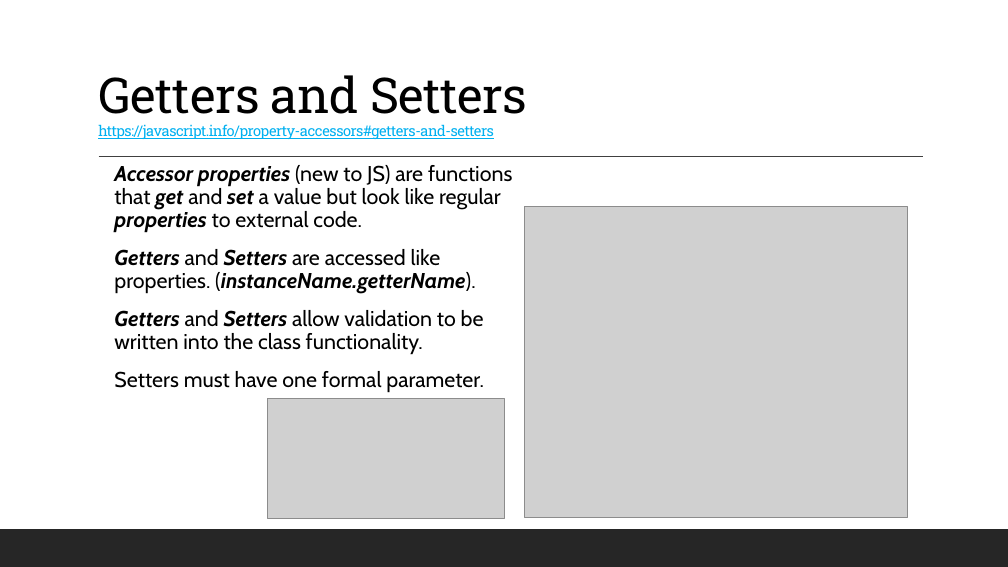
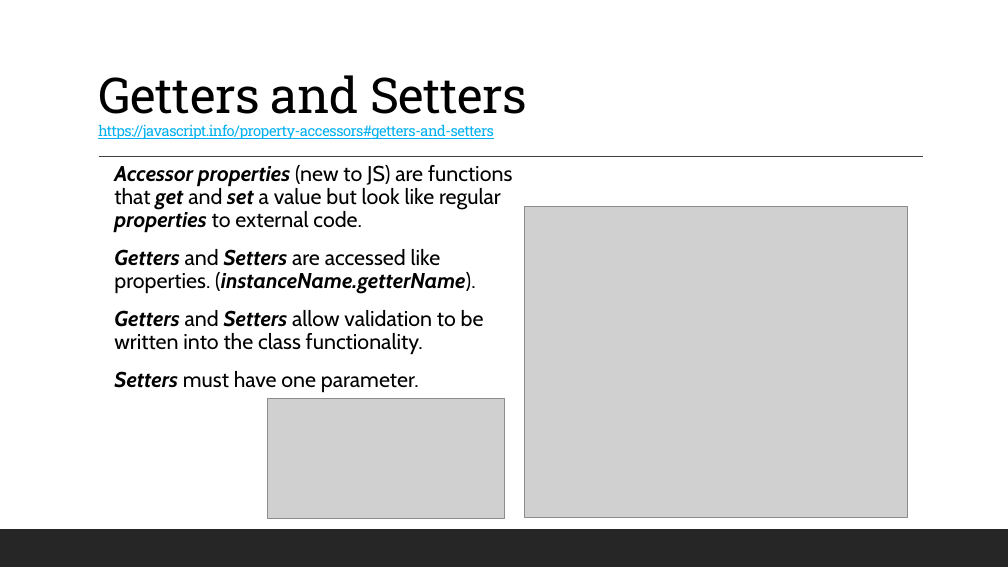
Before and after one commit to 12062021-dynamics365-uta/12062021-batch-repo, a slide deck: slide 10 of pdfs/w3/D25_.NET_JavaScriptObjectsAndClasses.pptx. Drawn at 1008x567 pixels with LibreOffice and Linux fonts; fonts in the diff are those of the drawing; grey boxes stand for pictures. Boxes give left, top, right and bottom in pixels: in the first picture for what was removed or moved away, otherwise in the second. Text is boxed around its words. In the diff, an @@ line names an element or a change of style, - is before the commit and + after.

```diff
--- a/pdfs/w3/D25_.NET_JavaScriptObjectsAndClasses.pptx
+++ b/pdfs/w3/D25_.NET_JavaScriptObjectsAndClasses.pptx
@@ text at (x1=114, y1=371, x2=419, y2=393): text changed @@
-Setters must have one formal parameter.
+Setters must have one parameter.
```
Also in this commit, not shown: 4 other slides changed, 3 other files.
